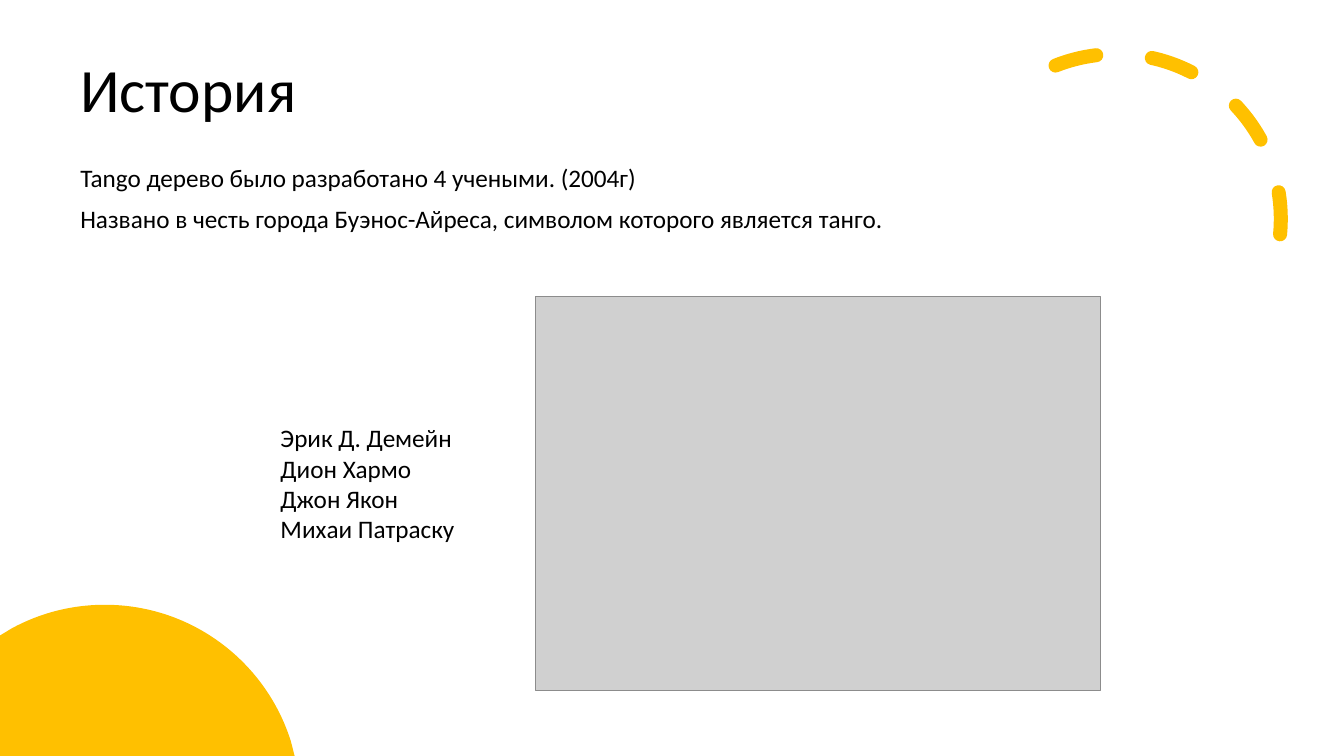
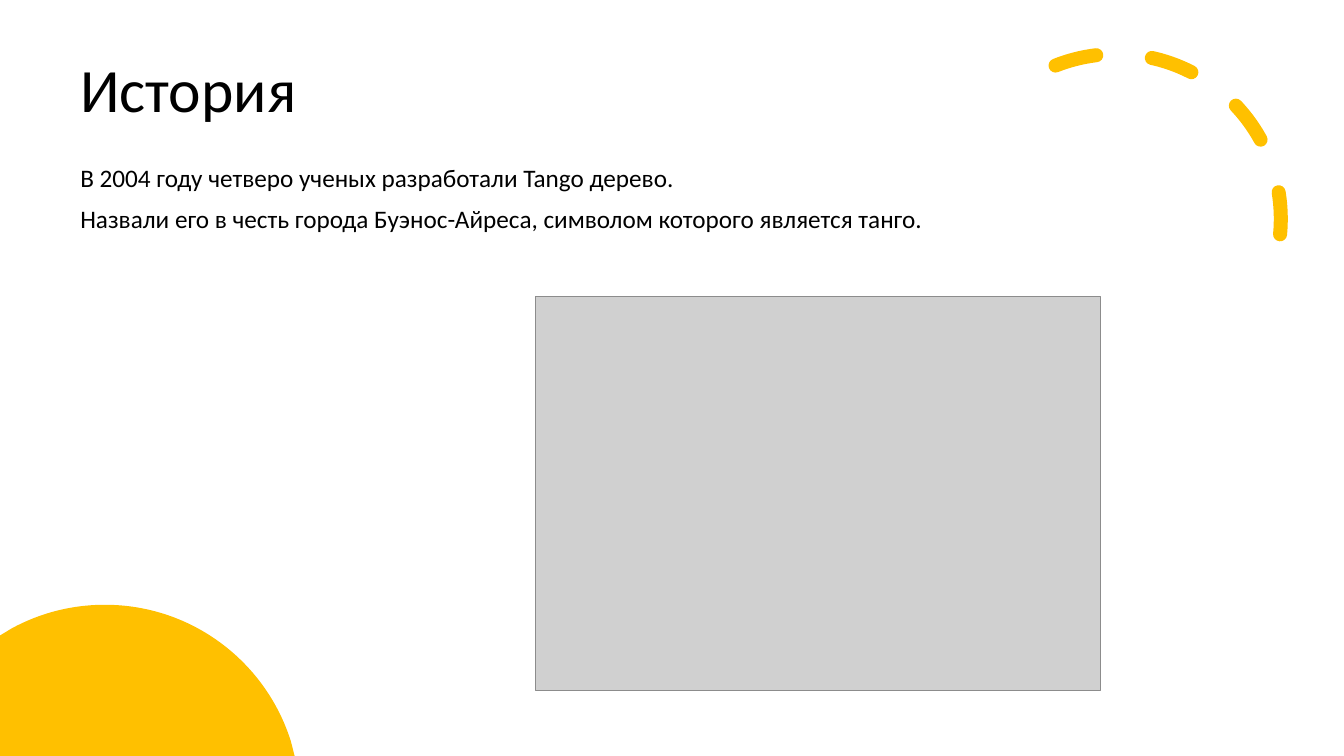
Before and after one commit to Far0ver/TangoTree, a slide deck: slide 2 of Танго дерево презентация.pptx. Drawn at 1344x756 pixels with LibreOffice and Linux fonts; fonts in the diff are those of the drawing; grey boxes stand for pictures. Boxes give left, top, right and bottom in pixels: in the first picture for what was removed or moved away, otherwise in the second. Text is boxed around its words. In the diff, an @@ line names an element or a change of style, - is before the commit and + after.

```diff
--- a/Танго дерево презентация.pptx
+++ b/Танго дерево презентация.pptx
@@ text at [80, 170, 921, 232]: text changed @@
-Tango дерево было разработано 4 учеными. (2004г)
-Названо в честь города Буэнос-Айреса, символом которого является танго.
+В 2004 году четверо ученых разработали Tango дерево.
+Назвали его в честь города Буэнос-Айреса, символом которого является танго.
@@ text removed at [280, 430, 454, 542] @@
-Эрик Д. Демейн Дион Хармо Джон Якон Михаи Патраску
```
Also in this commit, not shown: 14 other slides changed, 2 slides added, 2 slides removed, 17 other files.
